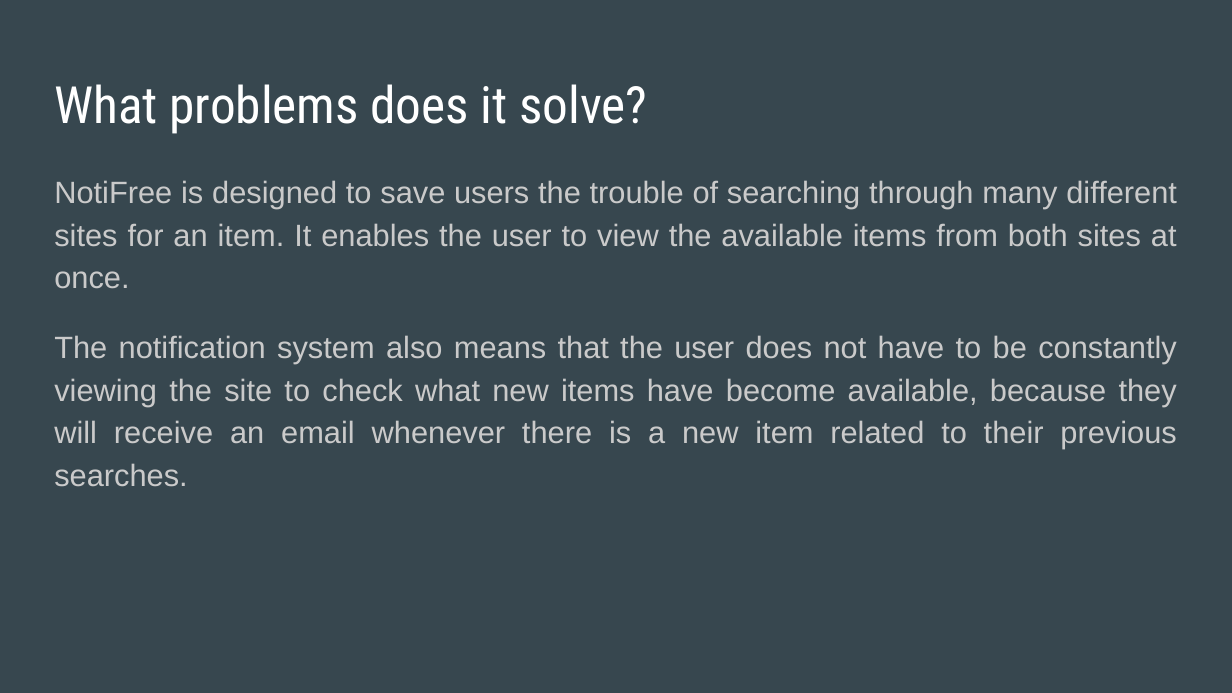
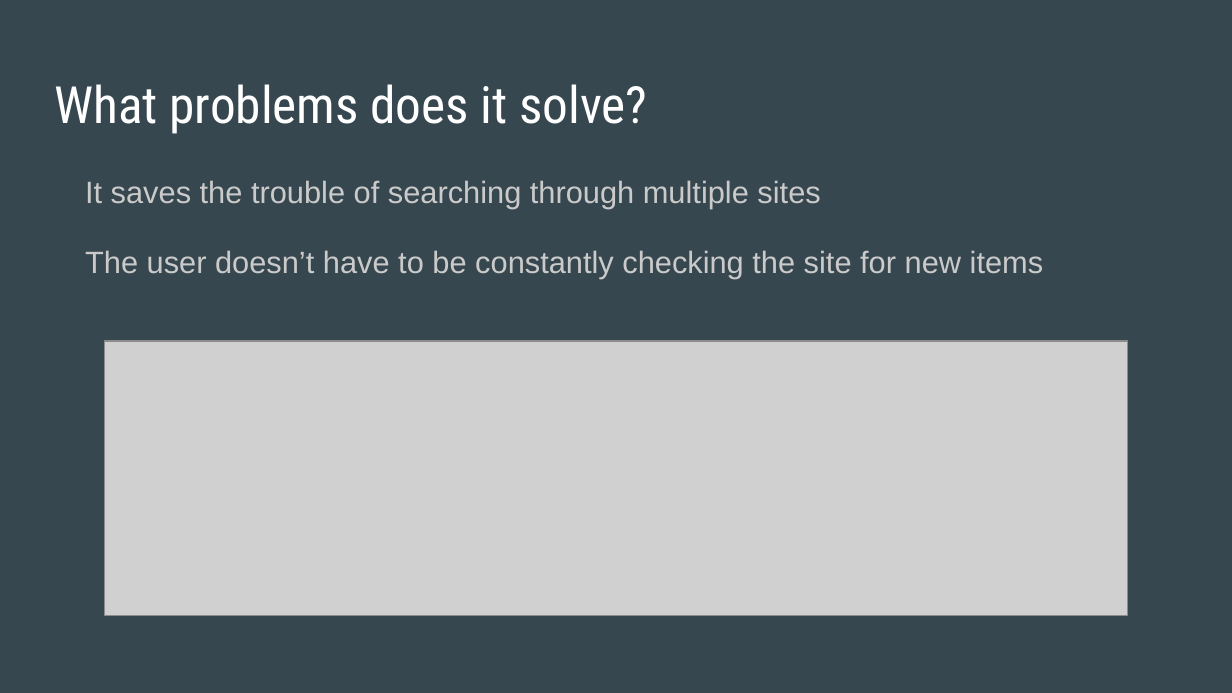
Before and after one commit to davidferguson/itemswap, a slide deck: slide 3 of NotiFree.pptx. Drawn at 1232x693 pixels with LibreOffice and Linux fonts; fonts in the diff are those of the drawing; grey boxes stand for pictures. Boxes give left, top, right and bottom in pixels: in the first picture for what was removed or moved away, otherwise in the second. Text is boxed around its words. In the diff, an @@ line names an element or a change of style, - is before the commit and + after.

Commit message:
updated powerpoint (backup screenshots still need to be updated)

```diff
--- a/NotiFree.pptx
+++ b/NotiFree.pptx
@@ text at bbox=[85, 180, 1044, 279]: text changed @@
-NotiFree is designed to save users the trouble of searching through many different sites for an item. It enables the user to view the available items from both sites at once.
-The notification system also means that the user does not have to be constantly viewing the site to check what new items have become available, because they will receive an email whenever there is a new item related to their previous searches.
+It saves the trouble of searching through multiple sites
+The user doesn’t have to be constantly checking the site for new items
@@ picture added at bbox=[105, 341, 1127, 616] @@
```
Also in this commit, not shown: 4 other slides changed, 5 slides added.
